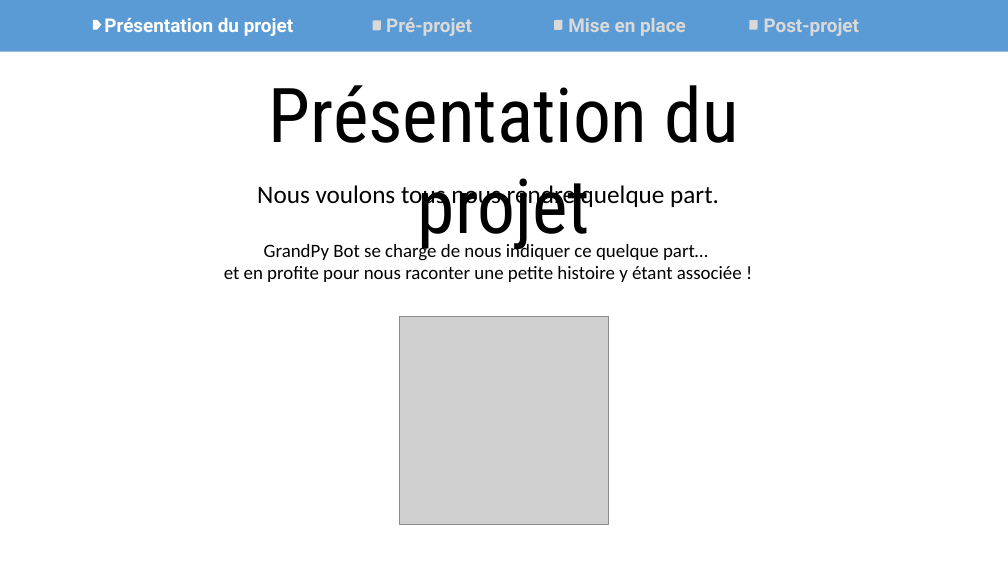
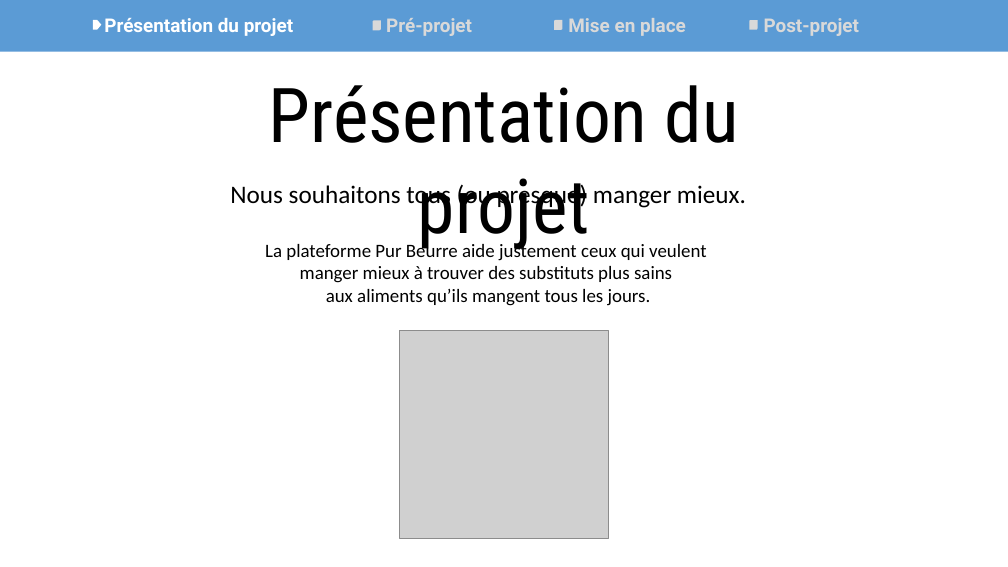
Before and after one commit to Synkied/OC_Projet-8, a slide deck: slide 1 of livrables/Projet8_Purbeurre_Nutellove.pptx. Drawn at 1008x567 pixels with LibreOffice and Linux fonts; fonts in the diff are those of the drawing; grey boxes stand for pictures. Boxes give left, top, right and bottom in pixels: in the first picture for what was removed or moved away, otherwise in the second. Text is boxed around its words. In the diff, an @@ line names an element or a change of style, - is before the commit and + after.

```diff
--- a/livrables/Projet8_Purbeurre_Nutellove.pptx
+++ b/livrables/Projet8_Purbeurre_Nutellove.pptx
@@ text at (230,182,746,306): text changed @@
-Nous voulons tous nous rendre quelque part.
-GrandPy Bot se charge de nous indiquer ce quelque part…
-et en profite pour nous raconter une petite histoire y étant associée !
+Nous souhaitons tous (ou presque) manger mieux.
+La plateforme Pur Beurre aide justement ceux qui veulent
+manger mieux à trouver des substituts plus sains
+aux aliments qu’ils mangent tous les jours.
@@ picture: place and size @@
-picture at (400,317,608,525)
+picture at (400,330,608,538)
```
Also in this commit, not shown: 2 other slides changed, 13 other files.
